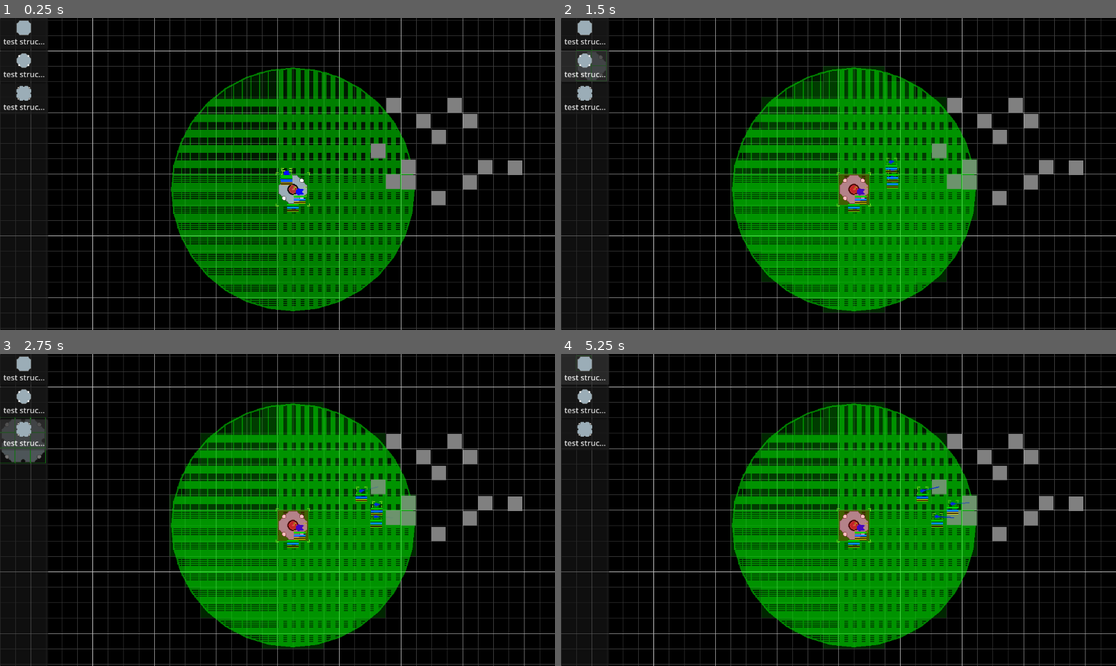
Above: before the commit, frames 1-4 (two rows, left to right).
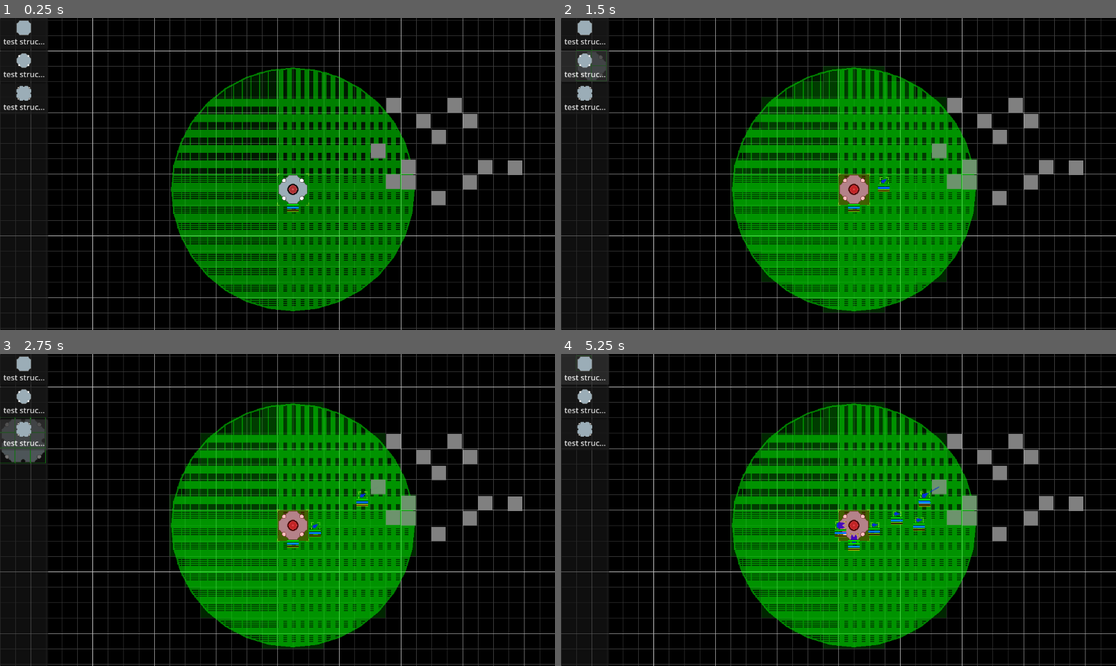
Above: after the commit, the same moments.

Repository: AtkinTC/space-industry-v4
Game: Godot game, scene res://game/test_scene.tscn
Same seed, same stepped clock (60 frames per second), same inputs: the game is played once before the commit and once after it.
Inputs:
- Up to frame 1 (0.25 s): no input
- Up to frame 2 (1.5 s): click "test struct small" at 0.5 s; click "test struct med" at 1.25 s
- Up to frame 3 (2.75 s): click "test struct large" at 2 s
- Up to frame 4 (5.25 s): click "test struct small" at 2.75 s; click "test struct med" at 3.5 s; click "test struct large" at 4.25 s; click "test struct small" at 5 s

The runs differ from the first frame. In frame 1, 0.2% of the frame differs, in the area x 49-56%, y 47-61%; in frame 2, 0.3%; in frame 3, 0.4%; in frame 4, 0.7%, in the area x 49-74%, y 42-64%.

Commit message:
add UnitBuilderTool to allow entities to 'build' and spawn units

Diff:
--- a/constants/constants.gd
+++ b/constants/constants.gd
@@ -1,6 +1,7 @@
 class_name Constants
 
 const KEY_GRID_POSITION := "grid_position"
+const KEY_TRANSFORM := "transform"
 const KEY_POSITION := "position"
 const KEY_ROTATION := "rotation"
 const KEY_STRUCTURE_TYPE := "structure_type"
@@ -26,7 +27,8 @@
 
 const TOOL_TYPE_NULL := "null"
 const TOOL_TYPE_MINER := "miner"
-const TOOL_TYPES := [TOOL_TYPE_NULL, TOOL_TYPE_MINER]
+const TOOL_TYPE_UNITBUILDER := "unit_builder"
+const TOOL_TYPES := [TOOL_TYPE_NULL, TOOL_TYPE_MINER, TOOL_TYPE_UNITBUILDER]
 
 const TASK_GROUP_MINER := "miner"
 const TASK_GROUP_BUILDER := "buider"
--- a/game/entity/entity.gd
+++ b/game/entity/entity.gd
@@ -61,6 +61,8 @@
 		entity_def = EntityDefinition.new()
 
 func setup_from_init_parameters() -> void:
+	if(init_parameters.has(Constants.KEY_TRANSFORM)):
+		global_transform = init_parameters.get(Constants.KEY_TRANSFORM)
 	global_position = init_parameters.get(Constants.KEY_POSITION, global_position)
 	global_rotation = init_parameters.get(Constants.KEY_ROTATION, global_rotation)
 
--- a/game/entity/entity_selection_area.gd
+++ b/game/entity/entity_selection_area.gd
@@ -5,7 +5,7 @@
 
 signal gui_input(area : EntitySelectionArea, event : InputEvent)
 
-const PADDING := Vector2(4, 4)
+const PADDING := Vector2(2, 2)
 
 var input_enabled := true
 
@@ -127,7 +127,6 @@
 
 	draw_rect(Rect2(selection_extents.position, selection_extents.size), default_color, false)
 
-
 func _on_nine_patch_rect_gui_input(event: InputEvent) -> void:
 	gui_input.emit(self, event)
 
--- a/game/entity/resource/entity_definition.gd
+++ b/game/entity/resource/entity_definition.gd
@@ -6,6 +6,7 @@
 @export var scene : PackedScene
 @export var base_inventory_capacity : int = -1
 @export var construction_cost : Dictionary = {}
+@export var construction_time : float = 0
 @export var influence_radius : float = -1
 
 @export var health : Health = null
--- a/game/entity/structure/scene/station_core.tscn
+++ b/game/entity/structure/scene/station_core.tscn
@@ -1,9 +1,11 @@
-[gd_scene load_steps=6 format=3 uid="uid://co8g67bnh8fcs"]
+[gd_scene load_steps=8 format=3 uid="uid://co8g67bnh8fcs"]
 
 [ext_resource type="Script" path="res://game/entity/structure/structure.gd" id="1_yuhpg"]
 [ext_resource type="Texture2D" uid="uid://cgaulx604qncm" path="res://assets/sprites/station_core_64x64.png" id="2_22wvc"]
 [ext_resource type="Script" path="res://game/entity/entity_debug_display.gd" id="3_b3qp2"]
 [ext_resource type="Script" path="res://game/entity/structure/structure_grid_tool.gd" id="4_kchks"]
+[ext_resource type="Script" path="res://game/entity/tool/unit_builder_tool.gd" id="5_t2sxb"]
+[ext_resource type="Script" path="res://game/marker_2d_custom.gd" id="6_vxw5q"]
 
 [sub_resource type="CircleShape2D" id="CircleShape2D_0dicr"]
 radius = 32.0
@@ -25,3 +27,31 @@
 [node name="StructureGridTool" type="Node2D" parent="."]
 script = ExtResource("4_kchks")
 grid_size = Vector2i(2, 2)
+
+[node name="ShipyardTool" type="Node2D" parent="."]
+script = ExtResource("5_t2sxb")
+build_speed = null
+build_orders = {
+"construction_drone_001": 2,
+"mining_drone_001": 5
+}
+debug = null
+
+[node name="Marker2DCustom" type="Marker2D" parent="ShipyardTool"]
+position = Vector2(30, 0)
+script = ExtResource("6_vxw5q")
+
+[node name="Marker2DCustom2" type="Marker2D" parent="ShipyardTool"]
+position = Vector2(0, 30)
+rotation = 1.57079
+script = ExtResource("6_vxw5q")
+
+[node name="Marker2DCustom3" type="Marker2D" parent="ShipyardTool"]
+position = Vector2(-30, 0)
+rotation = 3.14159
+script = ExtResource("6_vxw5q")
+
+[node name="Marker2DCustom4" type="Marker2D" parent="ShipyardTool"]
+position = Vector2(0, -30)
+rotation = -1.57079
+script = ExtResource("6_vxw5q")
--- a/game/entity/structure/structure_grid_tool.gd
+++ b/game/entity/structure/structure_grid_tool.gd
@@ -24,6 +24,10 @@
 	queue_redraw()
 
 func _draw() -> void:
-	draw_rect(Rect2(-grid_size * Constants.TILE_SIZE_I / 2.0, grid_size * Constants.TILE_SIZE_I), Color.RED, false)
 	draw_circle(top_left, 3, Color.RED)
 	draw_circle(top_left + Constants.TILE_SIZE / 2.0, 3, Color.BLUE)
+
+
+	for x in grid_size.x:
+		for y in grid_size.y:
+			draw_rect(Rect2(Vector2(x,y) * Constants.TILE_SIZE + top_left, Constants.TILE_SIZE), Color.RED, false)
--- a/game/entity/tool/miner_tool.gd
+++ b/game/entity/tool/miner_tool.gd
@@ -15,9 +15,6 @@
 
 enum STATE {STANDBY, CYCLING}
 var state := STATE.STANDBY
-
-func _ready() -> void:
-	pass
 
 func get_inventory() -> Inventory:
 	return parent_entity.get_inventory()
--- /dev/null
+++ b/game/entity/tool/unit_builder_tool.gd
@@ -0,0 +1,88 @@
+extends Tool
+class_name UnitBuilderTool
+
+signal build_completed(unit_type : String)
+signal build_cancelled(unit_type : String)
+signal orders_completed()
+
+@export var build_speed : float = 1
+var in_progress : bool = false
+var remaining_build_time : float = 0
+
+@export var build_orders := {}
+var unit_type : String = ""
+
+var spawn_points : Array[Transform2D] = []
+var spawn_index : int = 0
+
+func get_tool_type():
+	return Constants.TOOL_TYPE_UNITBUILDER
+
+func _ready() -> void:
+	super._ready()
+
+	for child in get_children():
+		if(child is Marker2D):
+			spawn_points.append(child.transform)
+			child.queue_free()
+
+func _physics_process(_delta: float) -> void:
+	if(in_progress):
+		process_build(_delta)
+	else:
+		if(!build_orders.is_empty()):
+			start_build()
+
+func process_build(_delta):
+	if(unit_type.is_empty()):
+		remaining_build_time = 0
+		in_progress = false
+		build_cancelled.emit("")
+		return
+	remaining_build_time -= _delta * build_speed
+	if(remaining_build_time <= 0):
+		complete_build()
+
+func start_build() -> void:
+	unit_type = ""
+	for key in build_orders.duplicate().keys():
+		if(build_orders[key] == 0):
+			build_orders.erase(key)
+			continue
+		unit_type = key
+
+	var unit_def := EntityDefs.get_unit_definition(unit_type)
+	if(unit_def == null):
+		print_debug("Attemptng to build invalid unit type : " + unit_type)
+		return
+	remaining_build_time = unit_def.construction_time
+	in_progress = true
+
+func complete_build() -> void:
+	var spawn_transform := next_spawn_transform()
+
+	var spawn_params := {
+		Constants.KEY_TRANSFORM : spawn_transform
+	}
+
+	SignalBus.spawn_unit.emit(unit_type, spawn_params)
+	remaining_build_time = 0
+	in_progress = false
+
+	if(build_orders[unit_type] > 0):
+		build_orders[unit_type] -= 1
+	if(build_orders[unit_type] == 0):
+		build_orders.erase(unit_type)
+
+	build_completed.emit(unit_type)
+	if(build_orders.is_empty()):
+		orders_completed.emit()
+
+func next_spawn_transform() -> Transform2D:
+	if(spawn_points.is_empty()):
+		return global_transform
+
+	var spawn_transform := spawn_points[spawn_index]
+	spawn_transform = Transform2D(spawn_transform.get_rotation() + global_rotation, spawn_transform.get_origin() + global_position)
+	spawn_index = (spawn_index + 1) % spawn_points.size()
+	return spawn_transform
--- /dev/null
+++ b/game/marker_2d_custom.gd
@@ -0,0 +1,20 @@
+@tool
+extends Marker2D
+class_name Marker2DCustom
+
+func _process(delta: float) -> void:
+	if Engine.is_editor_hint():
+		queue_redraw()
+const PRIMARY_LENGTH : float = 16
+
+const COLOR_PRIMARY := Color(Color.BLUE, 1)
+
+func _draw() -> void:
+	var points : PackedVector2Array = [
+		Vector2.ZERO, Vector2(PRIMARY_LENGTH, 0)
+		]
+	var colors : PackedColorArray = [
+		COLOR_PRIMARY
+		]
+
+	draw_multiline_colors(points, colors, 0.5)
--- a/game/test_scene.gd
+++ b/game/test_scene.gd
@@ -5,10 +5,10 @@
 func _ready() -> void:
 	SignalBus.spawn_structure.emit("station_core_001", {Constants.KEY_GRID_POSITION : Vector2i(0,0)})
 
-	for i in 5:
-		SignalBus.spawn_unit.emit("mining_drone_001", {})
-	for i in 2:
-		SignalBus.spawn_unit.emit("construction_drone_001", {})
+	#for i in 5:
+	#	SignalBus.spawn_unit.emit("mining_drone_001", {})
+	#for i in 2:
+	#	SignalBus.spawn_unit.emit("construction_drone_001", {})
 
 
 # Called every frame. 'delta' is the elapsed time since the previous frame.
--- a/resources/entity_definitions/unit_definitions/mining_drone_001.tres
+++ b/resources/entity_definitions/unit_definitions/mining_drone_001.tres
@@ -1,4 +1,4 @@
-[gd_resource type="Resource" script_class="ShipDefinition" load_steps=5 format=3 uid="uid://bpsbon7pvdr0y"]
+[gd_resource type="Resource" script_class="UnitDefinition" load_steps=5 format=3 uid="uid://bpsbon7pvdr0y"]
 
 [ext_resource type="PackedScene" uid="uid://ctrt2fte2x4r5" path="res://game/entity/unit/scene/miner_ship_basic.tscn" id="1_5pek2"]
 [ext_resource type="Script" path="res://game/entity/resource/health.gd" id="1_nojf2"]
@@ -15,10 +15,11 @@
 [resource]
 script = ExtResource("1_xmnvb")
 cruise_speed = 75.0
-display_name = ""
+display_name = "mining drone MKI"
 entity_type = "mining_drone_001"
 scene = ExtResource("1_5pek2")
 base_inventory_capacity = 2
 construction_cost = {}
+construction_time = 1.0
 influence_radius = -1.0
 health = SubResource("Resource_anv5p")
